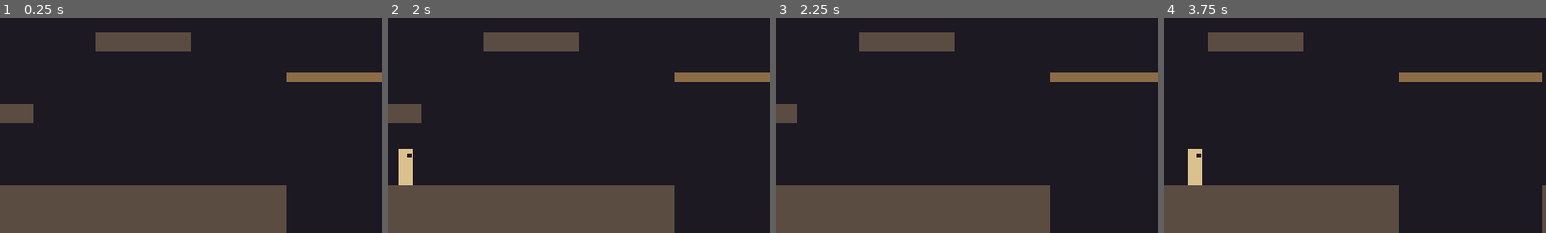
Above: before the commit, frames 1-4 (left to right).
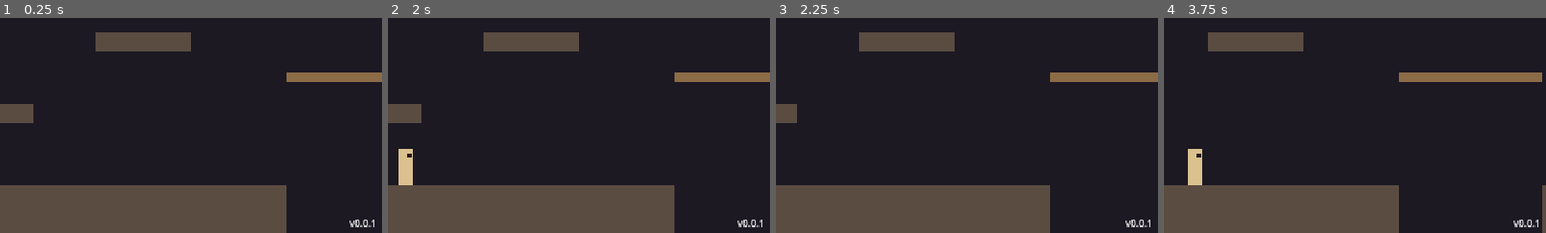
Above: after the commit, the same moments.

Repository: yuriisytnyk1996/The-Last-Sich
Game: Godot game, scene res://levels/test_room.tscn
Two runs of this game, one before a commit and one after it. Both use one fixed random seed, a clock stepped at 60 frames per second and the inputs below.
Inputs:
- Up to frame 1 (0.25 s): no input
- Up to frame 2 (2 s): tap Enter at 0.5 s; hold D (move_right) from 0.53 s (still down); tap K (dash) at 0.6, 1.35 s; tap Space (jump) at 0.77, 1.52 s
- Up to frame 3 (2.25 s): release D (move_right) at 2.03 s; hold A (move_left) from 2.03 s (still down); tap K (dash) at 2.1 s
- Up to frame 4 (3.75 s): release A (move_left) at 2.78 s; hold D (move_right) from 2.78 s (still down); tap K (dash) at 2.85, 3.6 s; tap Space (jump) at 3.02 s
The pictures show only the part of the screen within x 50-100%, y 50-100%; the shares and areas given below are measured in that part.

The runs differ from the first frame. In frame 1, 0.1% of the frame differs, in the area x 91-98%, y 93-98%; in frame 2, 0.1%; in frame 3, 0.1%; in frame 4, 0.1%.

Commit message:
build(tooling): add conventional commits, git hooks and automated releases
- pnpm workspace at the project root with VitePress, commitlint,
  lefthook and commit-and-tag-version; docs package moved to root
- lefthook runs commitlint on commit messages and the file size
  check before commits
- commit-and-tag-version bumps package.json and project.godot,
  generates CHANGELOG.md and tags releases
- postinstall writes node_modules/.gdignore so Godot skips it
- version 0.0.1 in project settings, shown in-game by a version label
- docs: versioning page, pnpm commands, changelog page shows CHANGELOG.md

Diff:
--- a/levels/test_room.tscn
+++ b/levels/test_room.tscn
@@ -3,6 +3,7 @@
 [ext_resource type="Script" path="res://levels/room.gd" id="1_room"]
 [ext_resource type="PackedScene" path="res://actors/player/player.tscn" id="2_player"]
 [ext_resource type="Script" path="res://ui/debug/debug_label.gd" id="3_debug"]
+[ext_resource type="Script" path="res://ui/version_label.gd" id="4_version"]
 
 [sub_resource type="RectangleShape2D" id="shape_GroundLeft"]
 size = Vector2(560, 40)
@@ -197,3 +198,19 @@
 theme_override_font_sizes/font_size = 8
 script = ExtResource("3_debug")
 player = NodePath("../../Player")
+
+[node name="VersionLabel" type="Label" parent="DebugLayer"]
+anchors_preset = 3
+anchor_left = 1.0
+anchor_top = 1.0
+anchor_right = 1.0
+anchor_bottom = 1.0
+offset_left = -80.0
+offset_top = -14.0
+offset_right = -4.0
+offset_bottom = -2.0
+grow_horizontal = 0
+grow_vertical = 0
+theme_override_font_sizes/font_size = 8
+horizontal_alignment = 2
+script = ExtResource("4_version")
--- a/project.godot
+++ b/project.godot
@@ -11,6 +11,7 @@
 [application]
 
 config/name="The Last Sich"
+config/version="0.0.1"
 run/main_scene="res://levels/test_room.tscn"
 config/features=PackedStringArray("4.7", "Forward Plus")
 config/icon="res://icon.svg"
--- /dev/null
+++ b/ui/version_label.gd
@@ -0,0 +1,7 @@
+extends Label
+## Shows the game version from Project Settings → Application → Config → Version.
+## Kept in release builds so screenshots of bugs always show the version.
+
+
+func _ready() -> void:
+	text = "v%s" % ProjectSettings.get_setting("application/config/version", "dev")
Not shown, added: .versionrc.json
Not shown, removed: docs/package-lock.json
Not shown, removed: docs/package.json
Not shown, added: lefthook.yml
Not shown, added: package.json
Not shown, added: pnpm-lock.yaml
Not shown, added: ui/version_label.gd.uid
Not shown, changed: CLAUDE.md
Not shown, changed: docs/.vitepress/config.mts
Not shown, changed: docs/changelog.md
Not shown, changed: docs/guide/conventions.md
Not shown, changed: docs/guide/getting-started.md
(and 4 more such lines)
